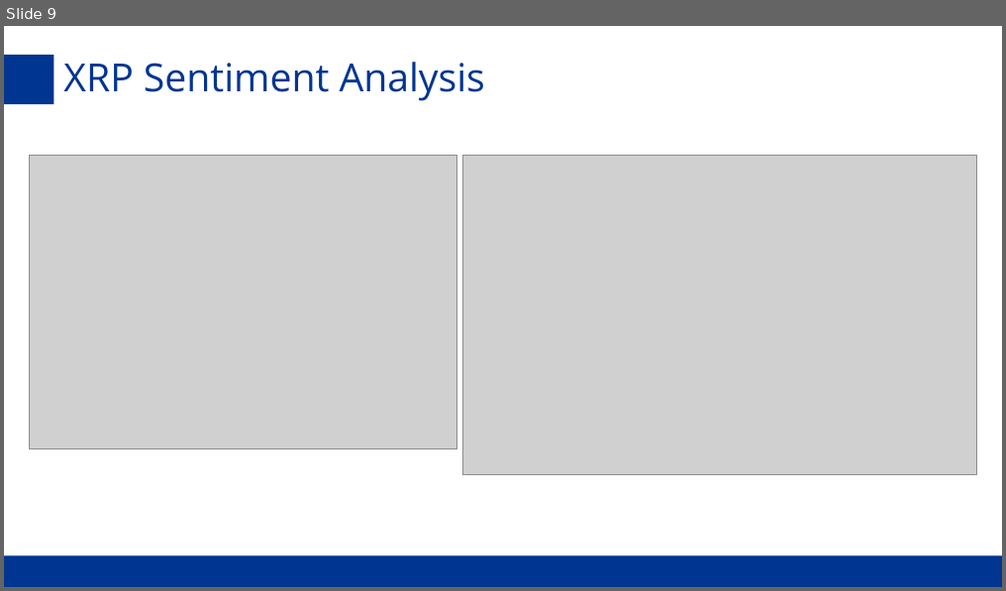
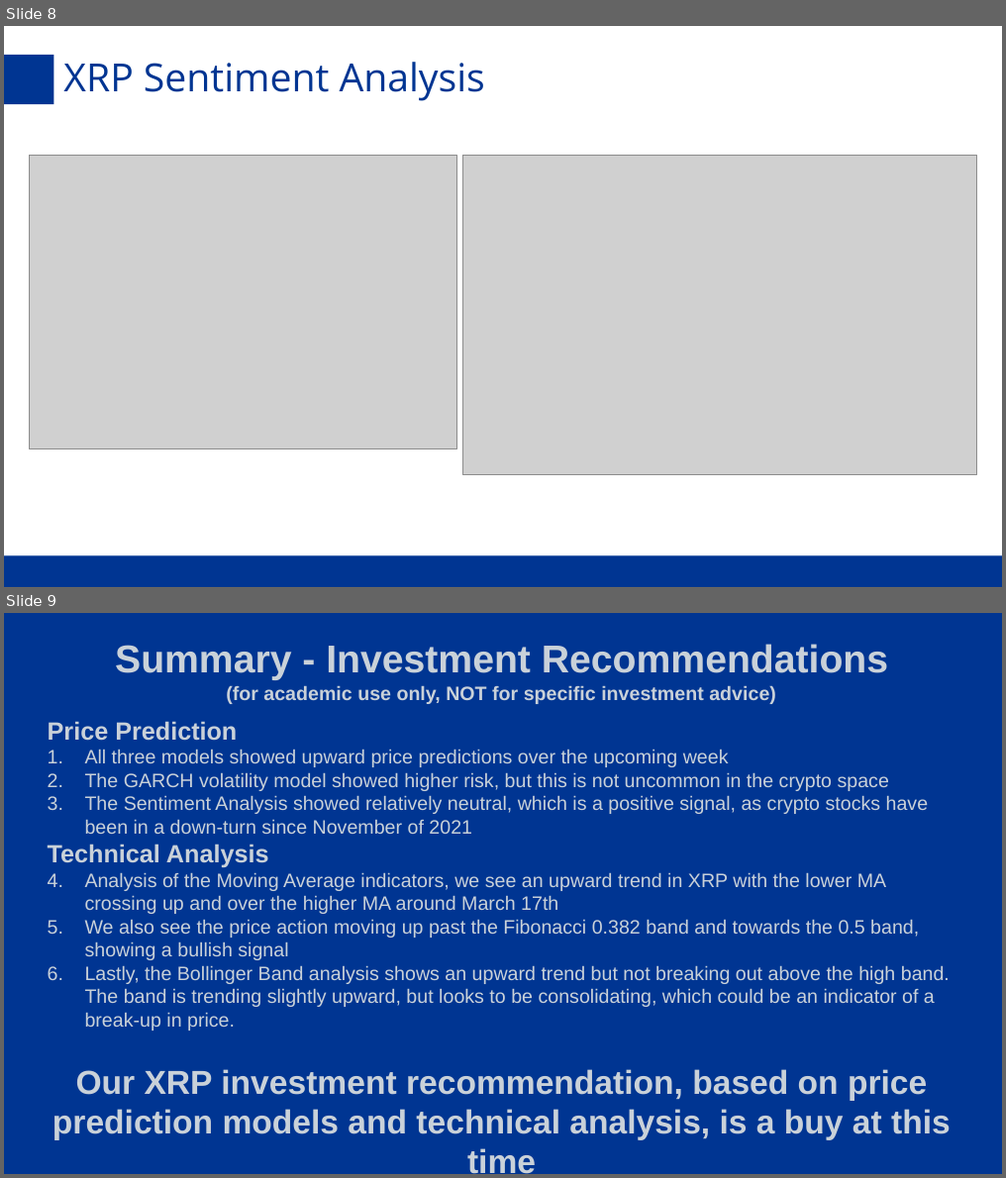
Before and after one commit to Fsalomon496/Crypto_Price_Prediction_Bot, a slide deck: Project_Two_XRP_Analysis.pptx. Shown one above the other, each under a label of ours: slide 9 before the commit, slides 8 and 9 after it. The pictures are 1006x591 and 1006x1178 pixels, drawn with LibreOffice and Linux fonts; fonts in the diff are those of the drawing; grey boxes stand for pictures; background and template pictures are left out. Boxes give left, top, right and bottom in pixels: in the first picture for what was removed or moved away, otherwise in the second. Text is boxed around its words. In the diff, an @@ line names an element or a change of style, - is before the commit and + after.

```diff
--- a/Project_Two_XRP_Analysis.pptx
+++ b/Project_Two_XRP_Analysis.pptx
@@ slide 9 added at (4,613,1002,1174), background #FFFFFF @@
@@ rectangle added at (4,613,1002,1173), fill #003592 @@
@@ text added at (115,644,888,704), 14 pt, text #C9D1D9, bold @@
+Summary - Investment Recommendations
+(for academic use only, NOT for specific investment advice)
@@ text added at (48,721,950,1141), 14 pt, text #C9D1D9 @@
+Price Prediction
+1. All three models showed upward price predictions over the upcoming week
+2. The GARCH volatility model showed higher risk, but this is not uncommon in the crypto space
+3. The Sentiment Analysis showed relatively neutral, which is a positive signal, as crypto stocks have been in a down-turn since November of 2021
+Technical Analysis
+1. Analysis of the Moving Average indicators, we see an upward trend in XRP with the lower MA crossing up and over the higher MA around March 17th
+2. We also see the price action moving up past the Fibonacci 0.382 band and towards the 0.5 band, showing a bullish signal
+3. Lastly, the Bollinger Band analysis shows an upward trend but not breaking out above the high band. The band is trending slightly upward, but looks to be consolidating, which could be an indicator of a break-up in price.
+Our XRP investment recommendation, based on price prediction models and technical analysis, is a buy at this time
@@ what was slide 9 is now slide 8 @@
```
Also in this commit, not shown: 1 slide changed, 1 slide removed, 1 other file.
